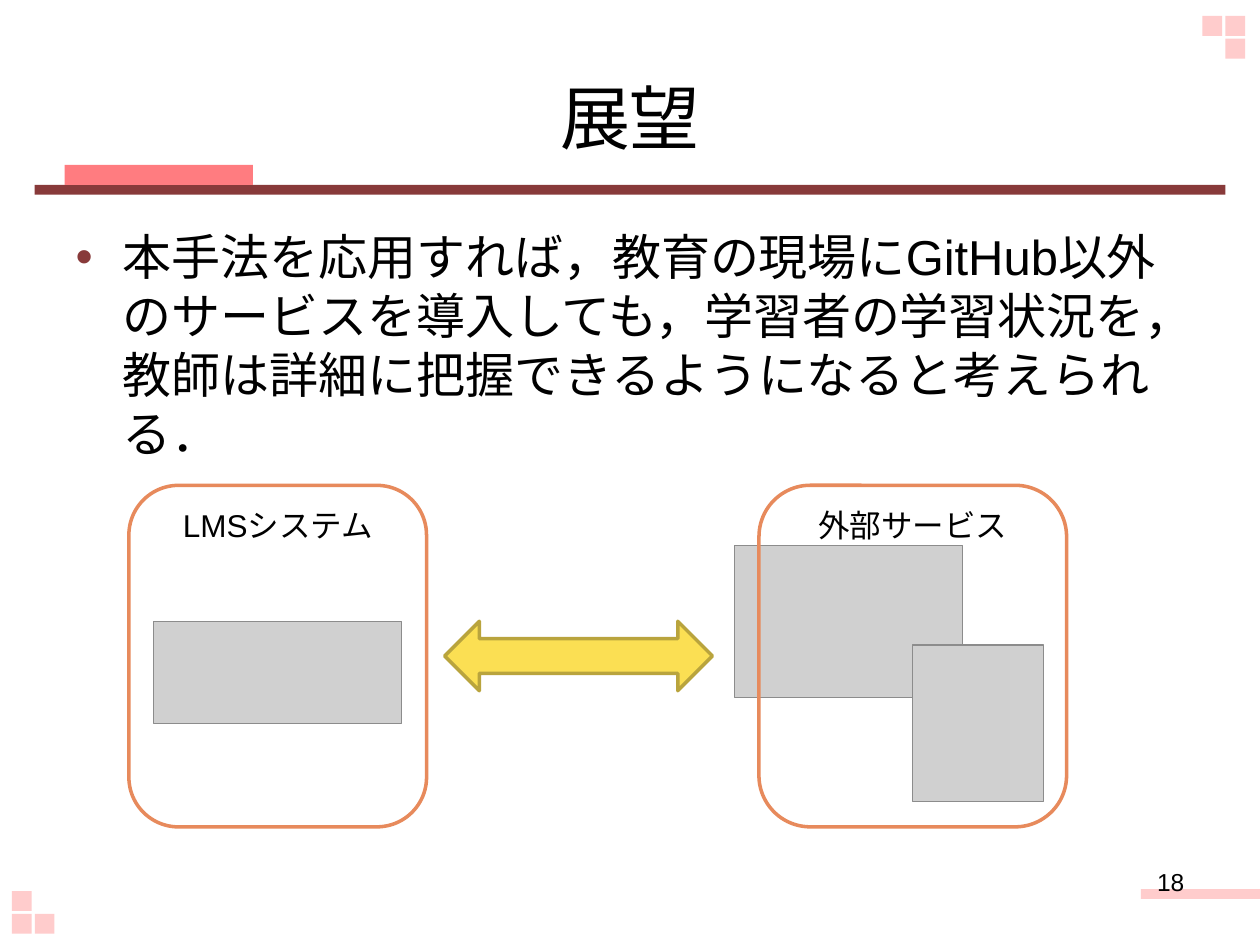
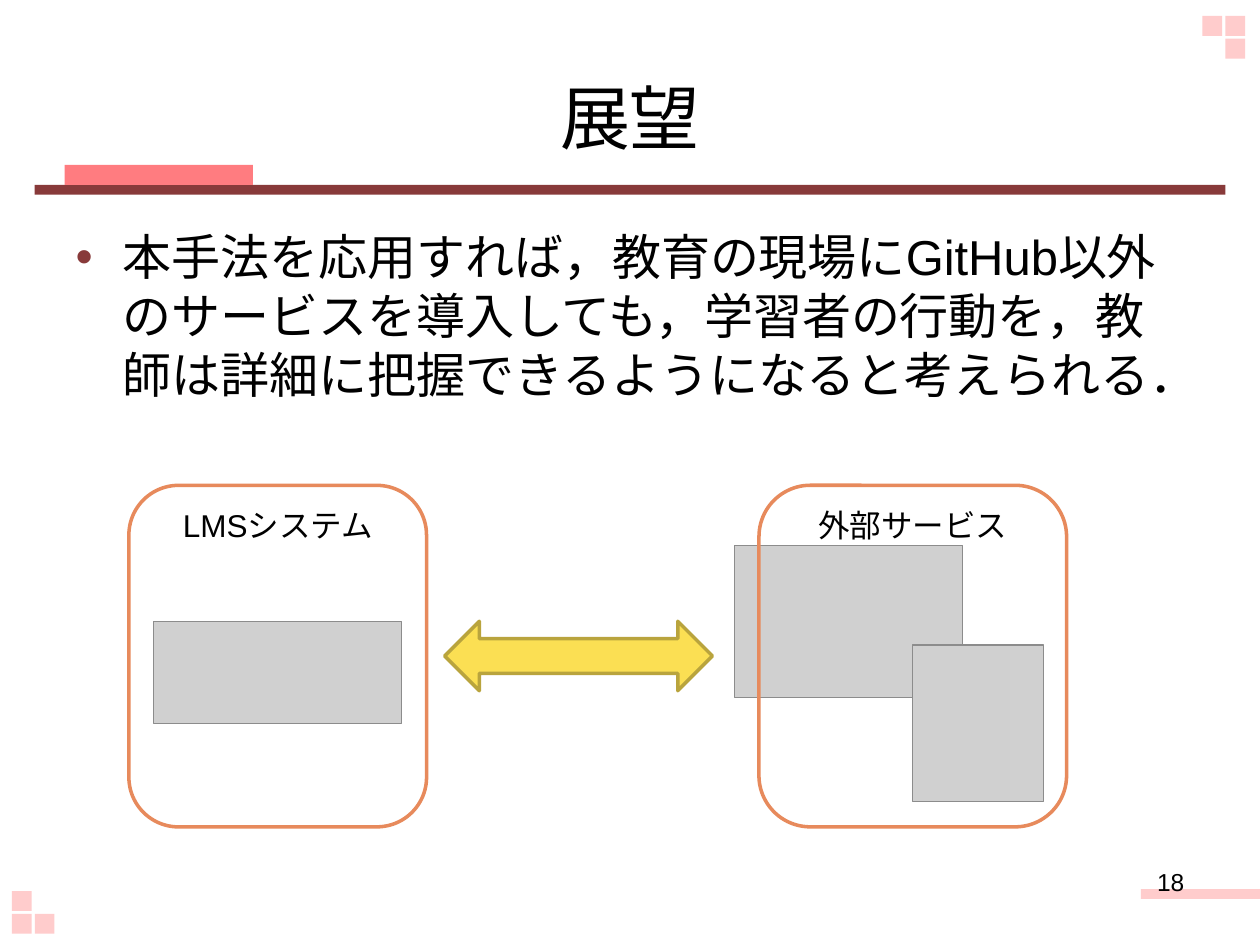
Before and after one commit to keimatsui/kadai, a slide deck: slide 18 of 卒業論文/2012/野口杏子/最終発表.pptx. Drawn at 1260x945 pixels with LibreOffice and Linux fonts; fonts in the diff are those of the drawing; grey boxes stand for pictures. Boxes give left, top, right and bottom in pixels: in the first picture for what was removed or moved away, otherwise in the second. Text is boxed around its words. In the diff, an @@ line names an element or a change of style, - is before the commit and + after.

```diff
--- a/卒業論文/2012/野口杏子/最終発表.pptx
+++ b/卒業論文/2012/野口杏子/最終発表.pptx
@@ text at (123,233,1199,397): text changed @@
-• 本手法を応用すれば，教育の現場にGitHub以外のサービスを導入しても，学習者の学習状況を，教師は詳細に把握できるようになると考えられる．
+• 本手法を応用すれば，教育の現場にGitHub以外のサービスを導入しても，学習者の行動を，教師は詳細に把握できるようになると考えられる．
```
Also in this commit, not shown: 4 other slides changed.
